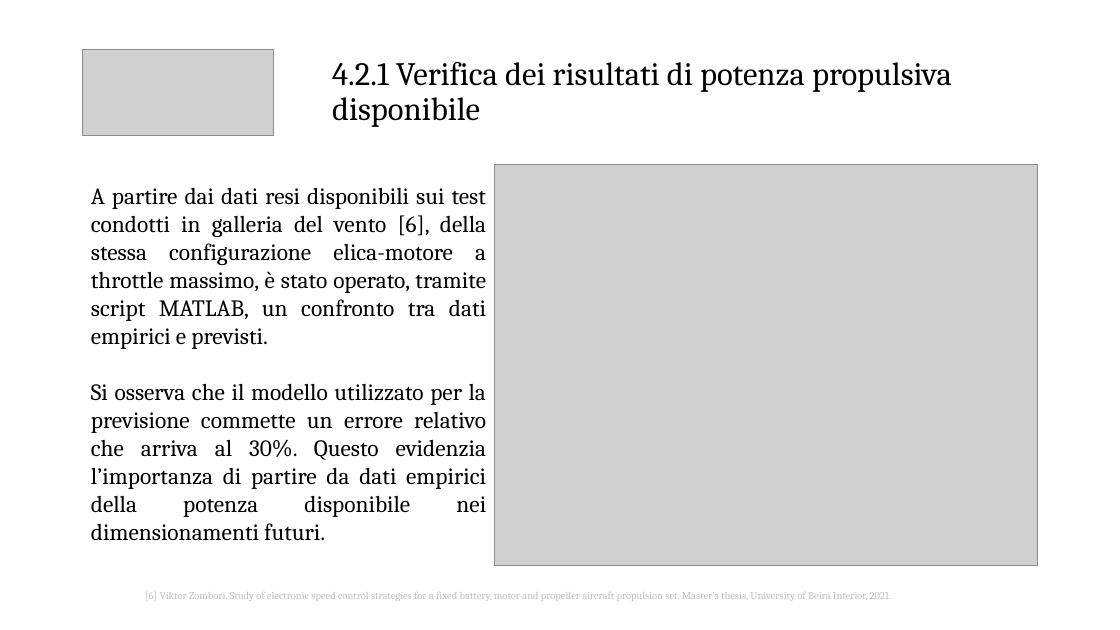
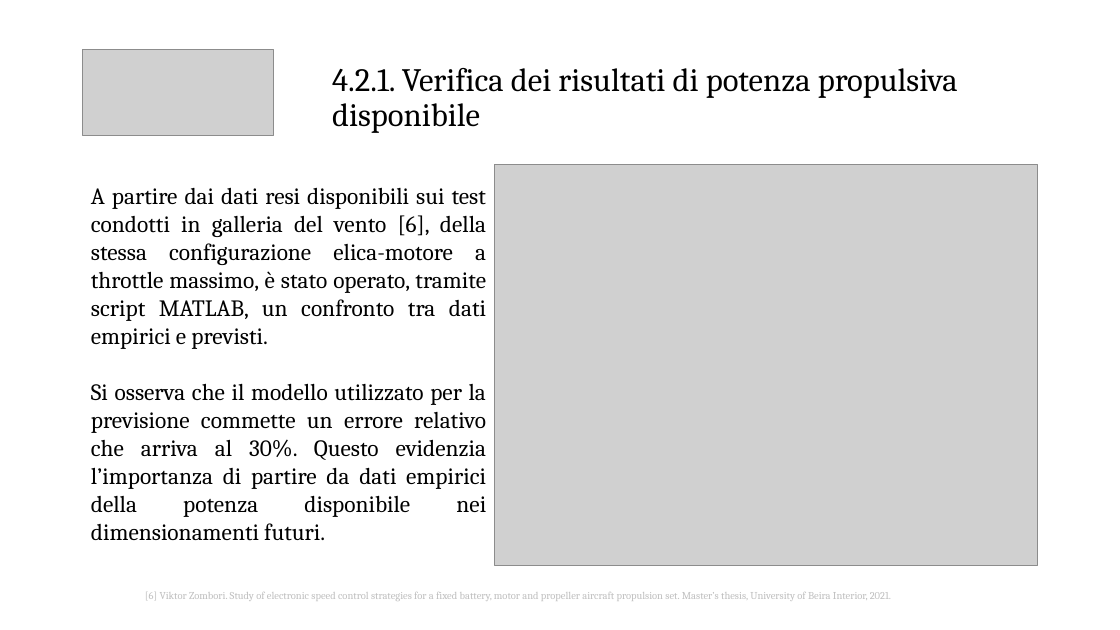
Before and after one commit to emanuele-cason/Tesi, a slide deck: slide 9 of Presentazione/Presentazione relazione.pptx. Drawn at 1120x630 pixels with LibreOffice and Linux fonts; fonts in the diff are those of the drawing; grey boxes stand for pictures. Boxes give left, top, right and bottom in pixels: in the first picture for what was removed or moved away, otherwise in the second. Text is boxed around its words. In the diff, an @@ line names an element or a change of style, - is before the commit and + after.

```diff
--- a/Presentazione/Presentazione relazione.pptx
+++ b/Presentazione/Presentazione relazione.pptx
@@ title at (x1=332, y1=68, x2=958, y2=133): text changed @@
-4.2.1 Verifica dei risultati di potenza propulsiva disponibile
+4.2.1. Verifica dei risultati di potenza propulsiva disponibile
```
Also in this commit, not shown: 10 other slides changed, 2 other files.
